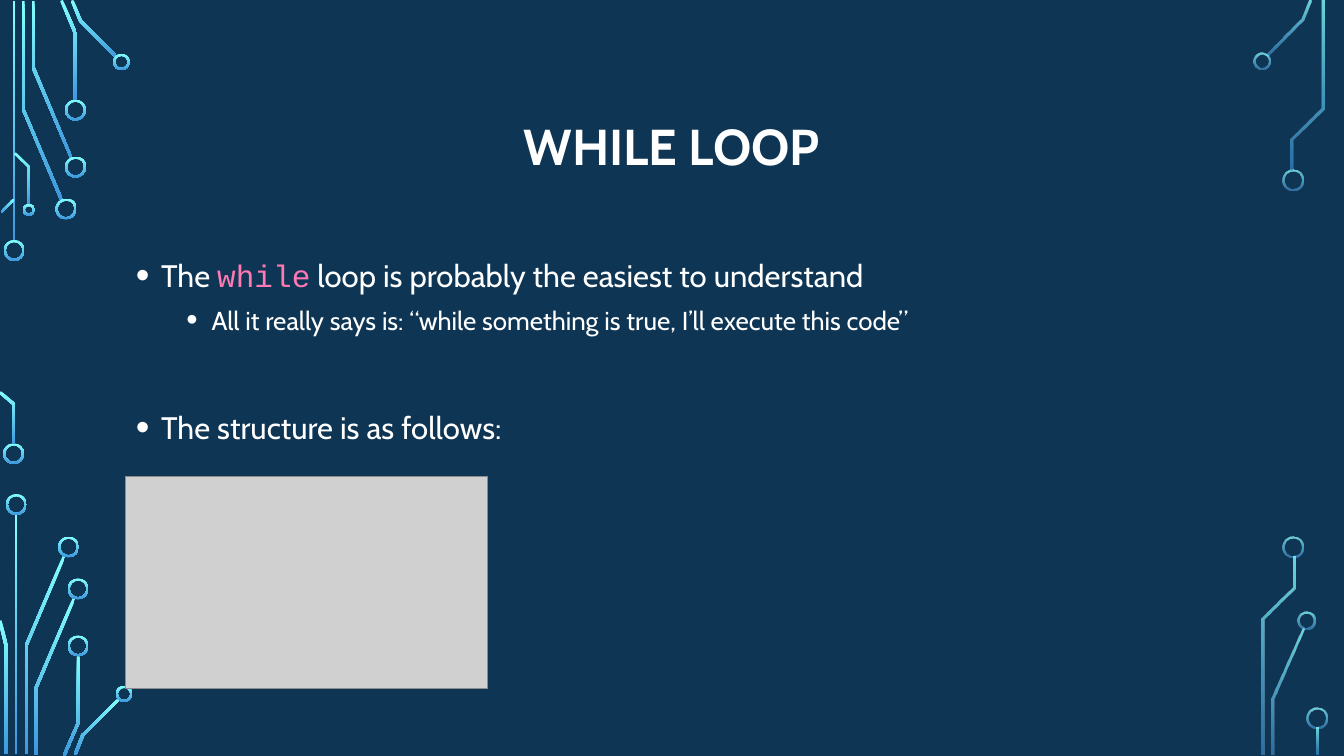
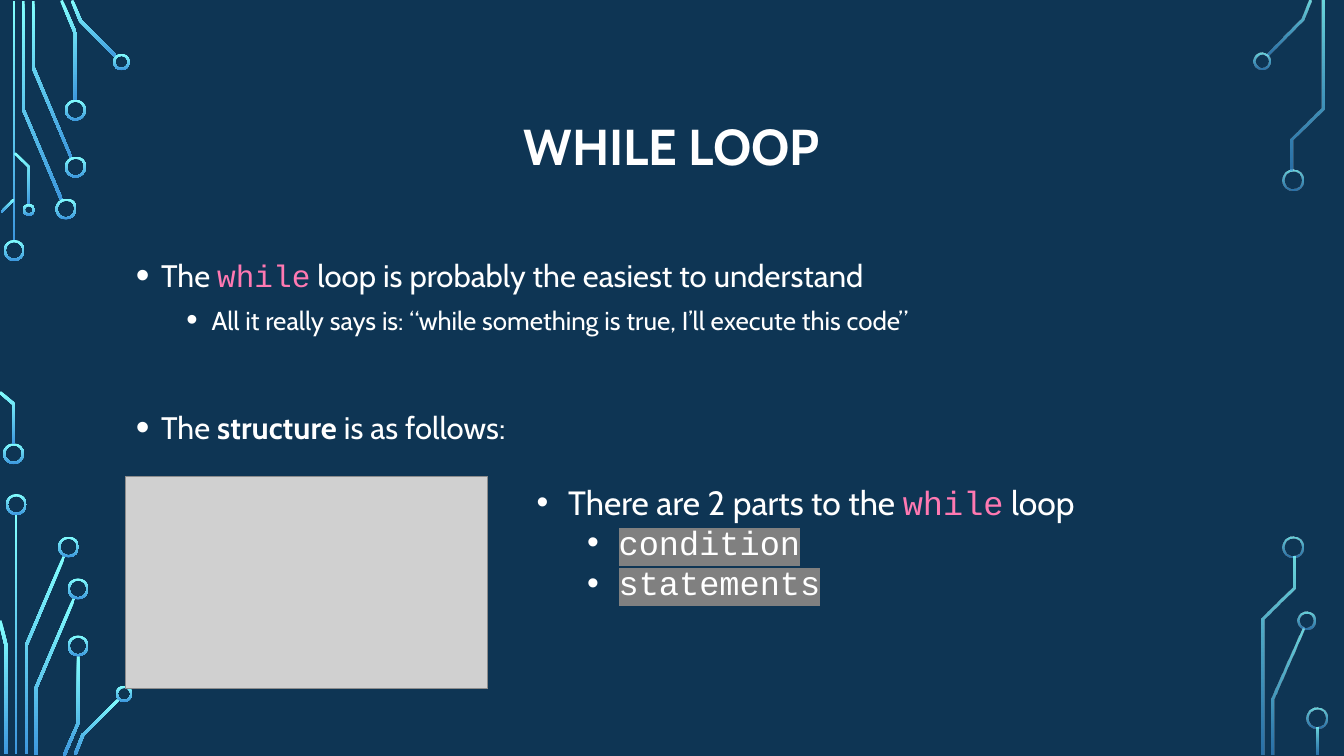
Before and after one commit to psypdt/ZIS_C-_Summer_Course_2019, a slide deck: slide 8 of Day_3/Day_3.pptx. Drawn at 1344x756 pixels with LibreOffice and Linux fonts; fonts in the diff are those of the drawing; grey boxes stand for pictures; background and template pictures are left out. Boxes give left, top, right and bottom in pixels: in the first picture for what was removed or moved away, otherwise in the second. Text is boxed around its words. In the diff, an @@ line names an element or a change of style, - is before the commit and + after.

```diff
--- a/Day_3/Day_3.pptx
+++ b/Day_3/Day_3.pptx
@@ text at (161, 415, 505, 440): bold on in "structure" @@
@@ text added at (568, 489, 1074, 605), 24 pt, text #FFFFFF @@
+• There are 2 parts to the while loop
+  • condition
+  • statements
```
Also in this commit, not shown: 4 other slides changed.
